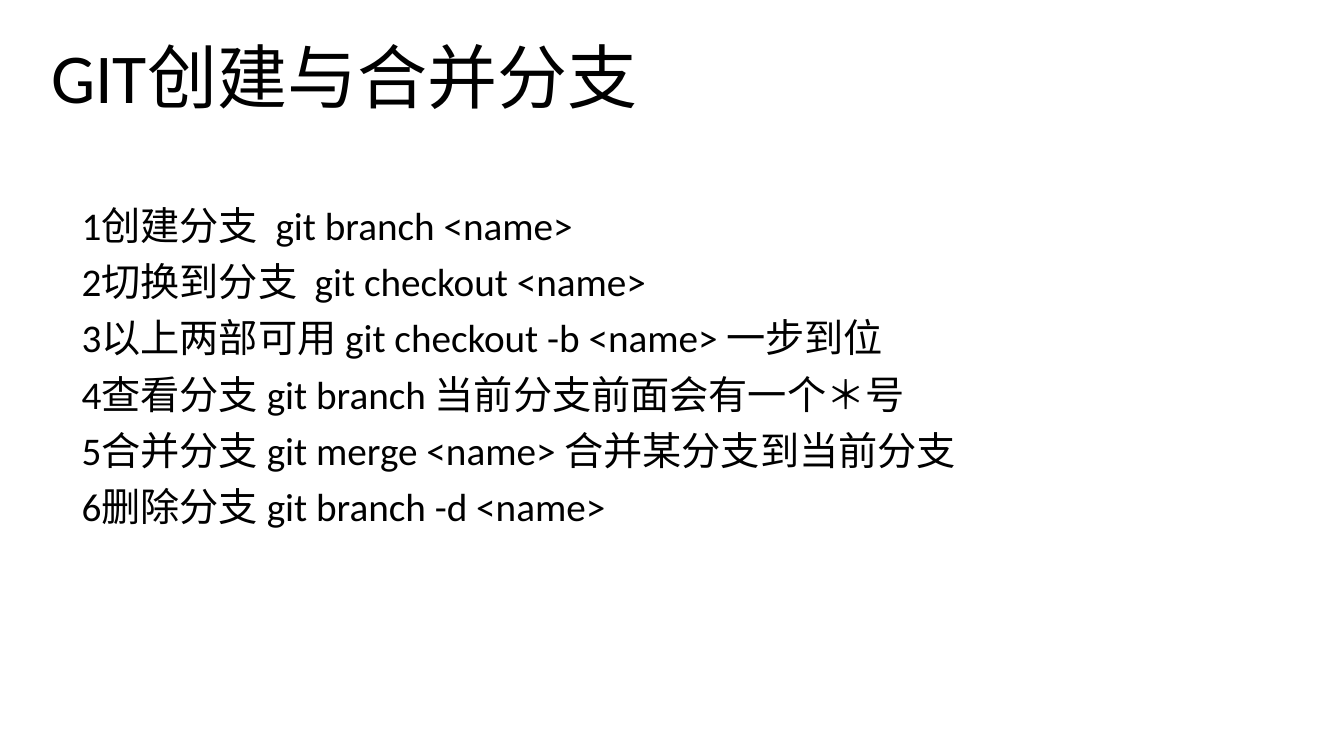
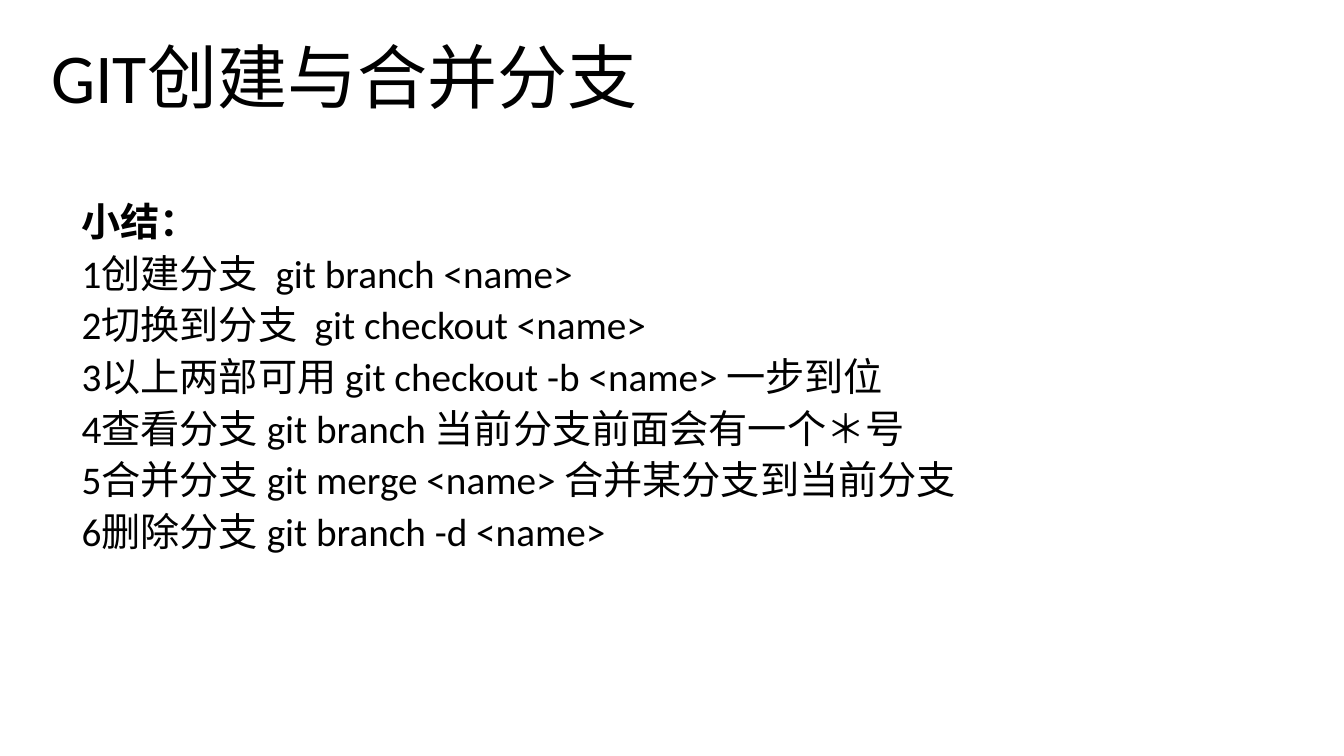
Before and after one commit to noprom/shandong, a slide deck: slide 30 of doc/ppt/helin.pptx. Drawn at 1344x756 pixels with LibreOffice and Linux fonts; fonts in the diff are those of the drawing. Boxes give left, top, right and bottom in pixels: in the first picture for what was removed or moved away, otherwise in the second. Text is boxed around its words. In the diff, an @@ line names an element or a change of style, - is before the commit and + after.

```diff
--- a/doc/ppt/helin.pptx
+++ b/doc/ppt/helin.pptx
@@ text at <box>82,202,199,240</box>: paragraph added @@
+小结：
@@ text at <box>82,255,955,553</box>: line spacing 0.9 to 0.8 @@
```
Also in this commit, not shown: 1 other slide changed, 1 slide added, 1 slide removed.
